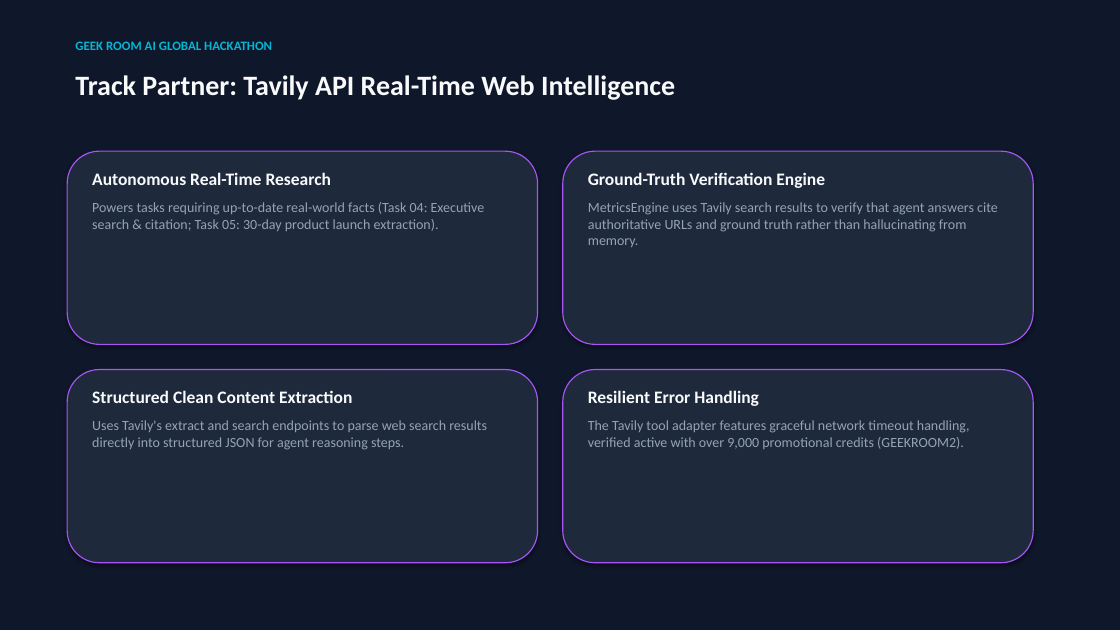
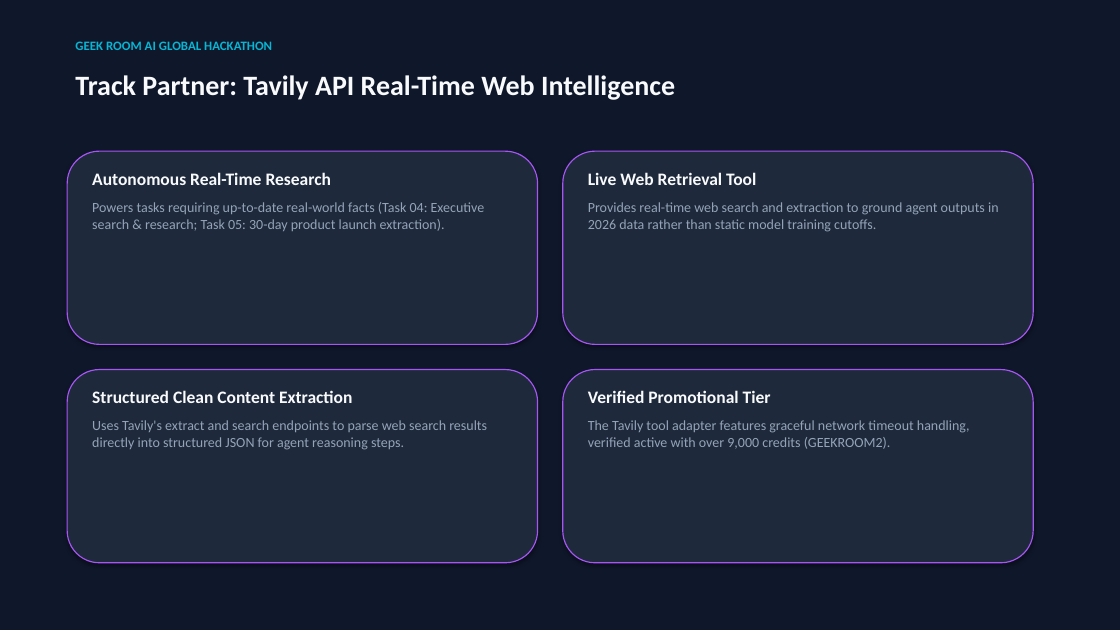
Before and after one commit to Mohan-M04/agentbench-arena, a slide deck: slide 6 of AgentBench_Arena_Hackathon_Pitch_Deck.pptx. Drawn at 1120x630 pixels with LibreOffice and Linux fonts; fonts in the diff are those of the drawing. Boxes give left, top, right and bottom in pixels: in the first picture for what was removed or moved away, otherwise in the second. Text is boxed around its words. In the diff, an @@ line names an element or a change of style, - is before the commit and + after.

Commit message:
feat(benchmark): update 10-run multi-task suite, ARS recovery rate ratio, and pitch deck

```diff
--- a/AgentBench_Arena_Hackathon_Pitch_Deck.pptx
+++ b/AgentBench_Arena_Hackathon_Pitch_Deck.pptx
@@ text at (588,172,999,232): text changed @@
-Ground-Truth Verification Engine
-MetricsEngine uses Tavily search results to verify that agent answers cite authoritative URLs and ground truth rather than hallucinating from memory.
+Live Web Retrieval Tool
+Provides real-time web search and extraction to ground agent outputs in 2026 data rather than static model training cutoffs.
@@ text at (92,202,485,231): text changed @@
-Powers tasks requiring up-to-date real-world facts (Task 04: Executive search & citation; Task 05: 30-day product launch extraction).
+Powers tasks requiring up-to-date real-world facts (Task 04: Executive search & research; Task 05: 30-day product launch extraction).
@@ text at (588,390,970,449): text changed @@
-Resilient Error Handling
-The Tavily tool adapter features graceful network timeout handling, verified active with over 9,000 promotional credits (GEEKROOM2).
+Verified Promotional Tier
+The Tavily tool adapter features graceful network timeout handling, verified active with over 9,000 credits (GEEKROOM2).
```
Also in this commit, not shown: 5 other slides changed, 4 other files.
